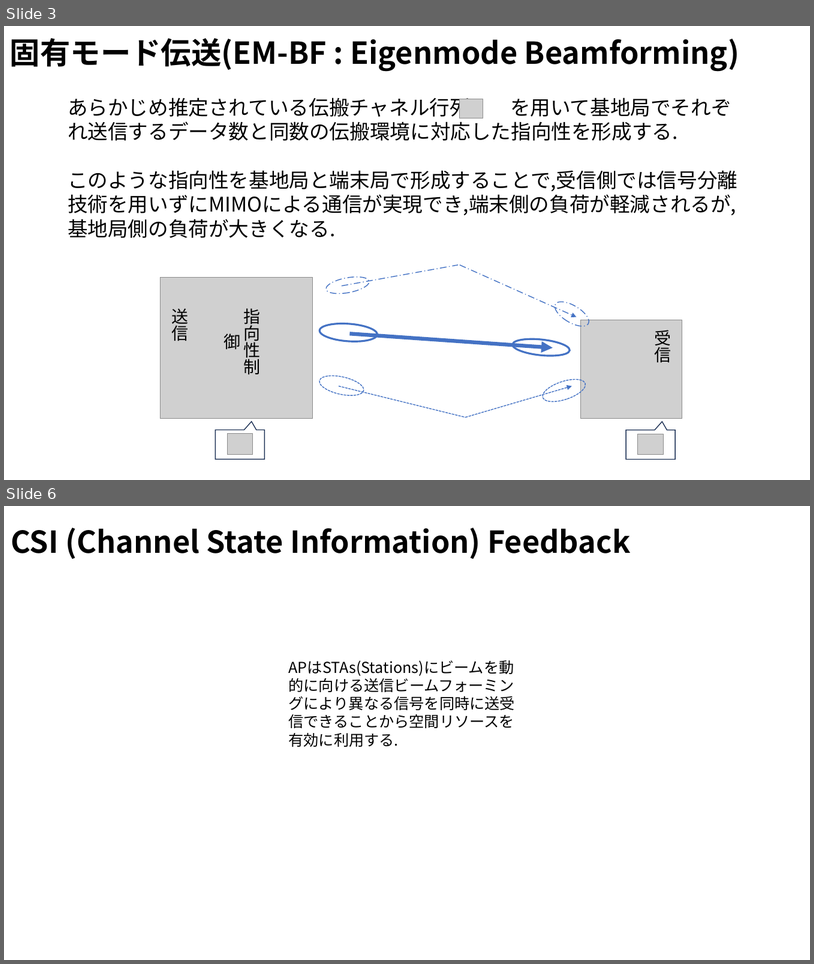
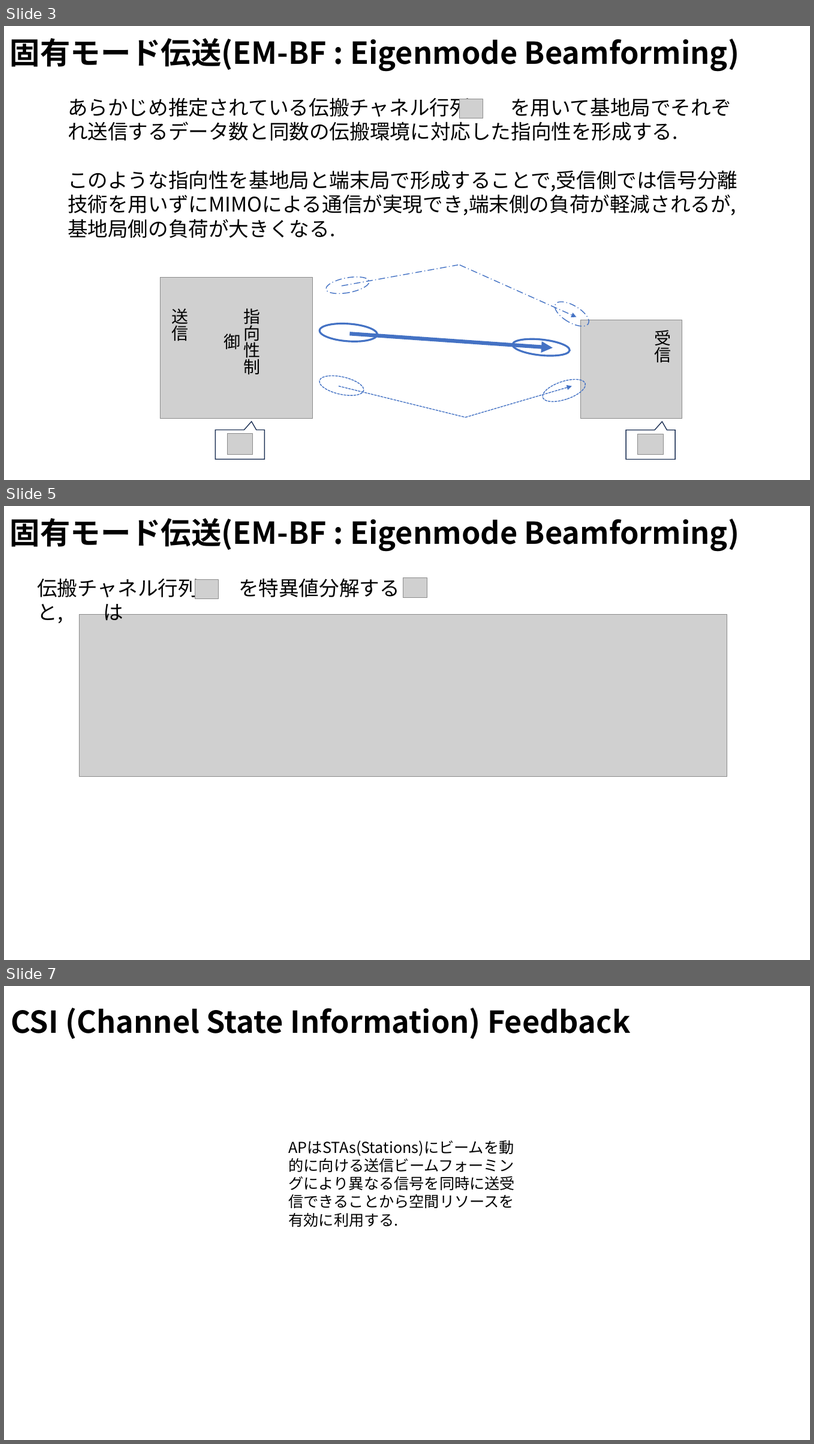
Before and after one commit to ryoww/seminar, a slide deck: MIMO/MU-MIMO.pptx. Shown one above the other, each under a label of ours: slides 3 and 6 before the commit, slides 3, 5 and 7 after it; the slides between them are not shown. The pictures are 814x964 and 814x1444 pixels, drawn with LibreOffice and Linux fonts; fonts in the diff are those of the drawing; grey boxes stand for pictures. Boxes give left, top, right and bottom in pixels: in the first picture for what was removed or moved away, otherwise in the second. Text is boxed around its words. In the diff, an @@ line names an element or a change of style, - is before the commit and + after.

```diff
--- a/MIMO/MU-MIMO.pptx
+++ b/MIMO/MU-MIMO.pptx
@@ slide 5 added at [4,506,810,960], background #FFFFFF @@
@@ text added at [10,518,740,552], 36 pt, text #000000, bold @@
+固有モード伝送(EM-BF : Eigenmode Beamforming)
@@ text added at [37,578,400,599], 24 pt, text #000000 @@
+伝搬チャネル行列 を特異値分解すると, は
@@ picture added at [195,579,219,598] @@
@@ picture added at [404,578,428,597] @@
@@ picture added at [80,614,728,776] @@
@@ what was slide 6 is now slide 7 @@
```
Also in this commit, not shown: 1 slide changed, 2 other slides added, 2 slides removed, 3 other files.
